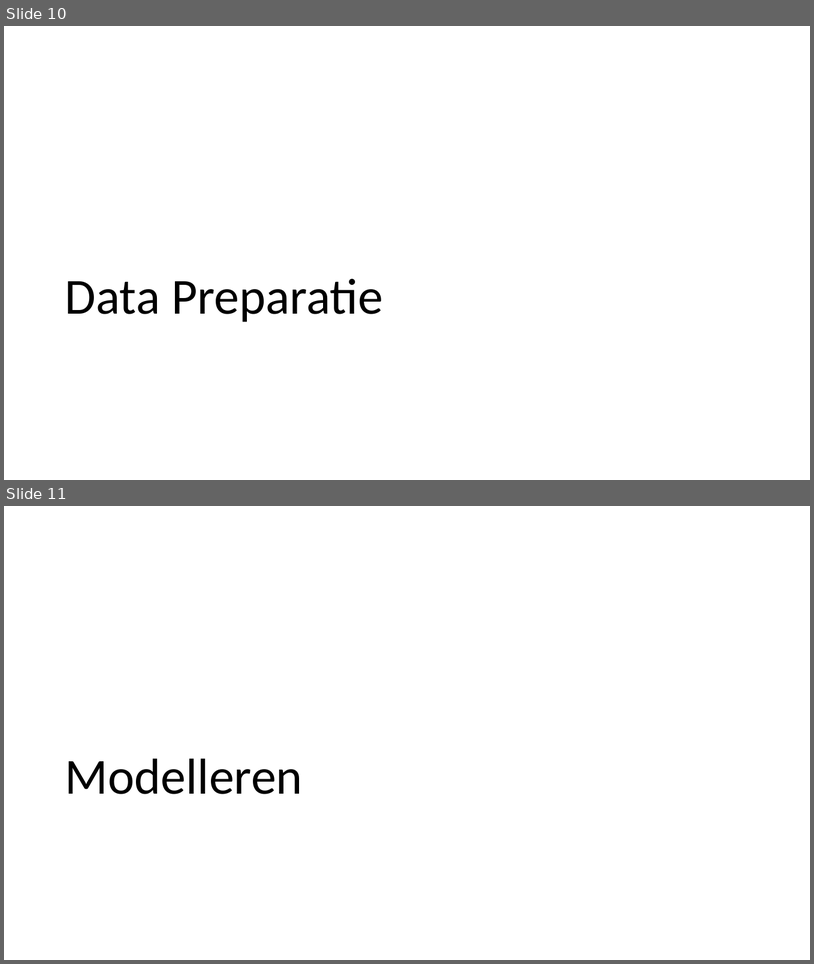
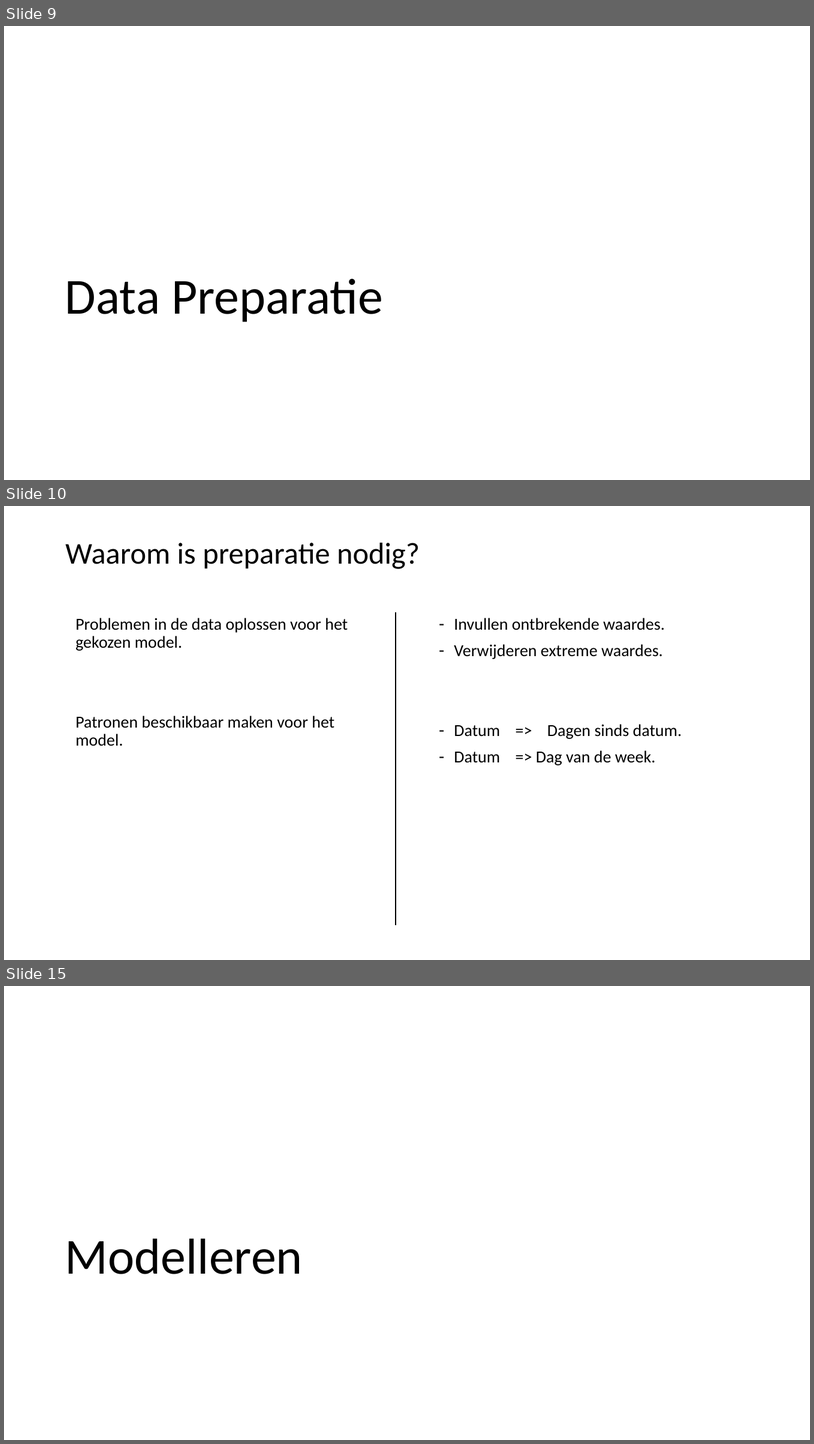
Before and after one commit to LFKoning/knowledge-sharing, a slide deck: python_trainees/4_scikit_learn/python_traineeship_4.pptx. Shown one above the other, each under a label of ours: slides 10 and 11 before the commit, slides 9, 10 and 15 after it; the slides between them are not shown. The pictures are 814x964 and 814x1444 pixels, drawn with LibreOffice and Linux fonts; fonts in the diff are those of the drawing. Boxes give left, top, right and bottom in pixels: in the first picture for what was removed or moved away, otherwise in the second. Text is boxed around its words. In the diff, an @@ line names an element or a change of style, - is before the commit and + after.

```diff
--- a/python_trainees/4_scikit_learn/python_traineeship_4.pptx
+++ b/python_trainees/4_scikit_learn/python_traineeship_4.pptx
@@ slide 10 added at (4,506,810,960), background #FFFFFF @@
@@ title added at (65,543,420,569), 36 pt, text #000000 @@
+Waarom is preparatie nodig?
@@ line added from (396, 612) to (396, 925), #000000 1 pt @@
@@ text added at (75,618,348,746), 20 pt, text #000000 @@
+Problemen in de data oplossen voor het gekozen model.
+Patronen beschikbaar maken voor het model.
@@ text added at (454,618,682,765), 20 pt, text #000000 @@
+– Invullen ontbrekende waardes.
+– Verwijderen extreme waardes.
+– Datum => Dagen sinds datum.
+– Datum => Dag van de week.
@@ what was slide 10 is now slide 9 @@
@@ what was slide 11 is now slide 15 @@
```
Also in this commit, not shown: 6 slides changed, 4 other slides added, 1 slide removed.
